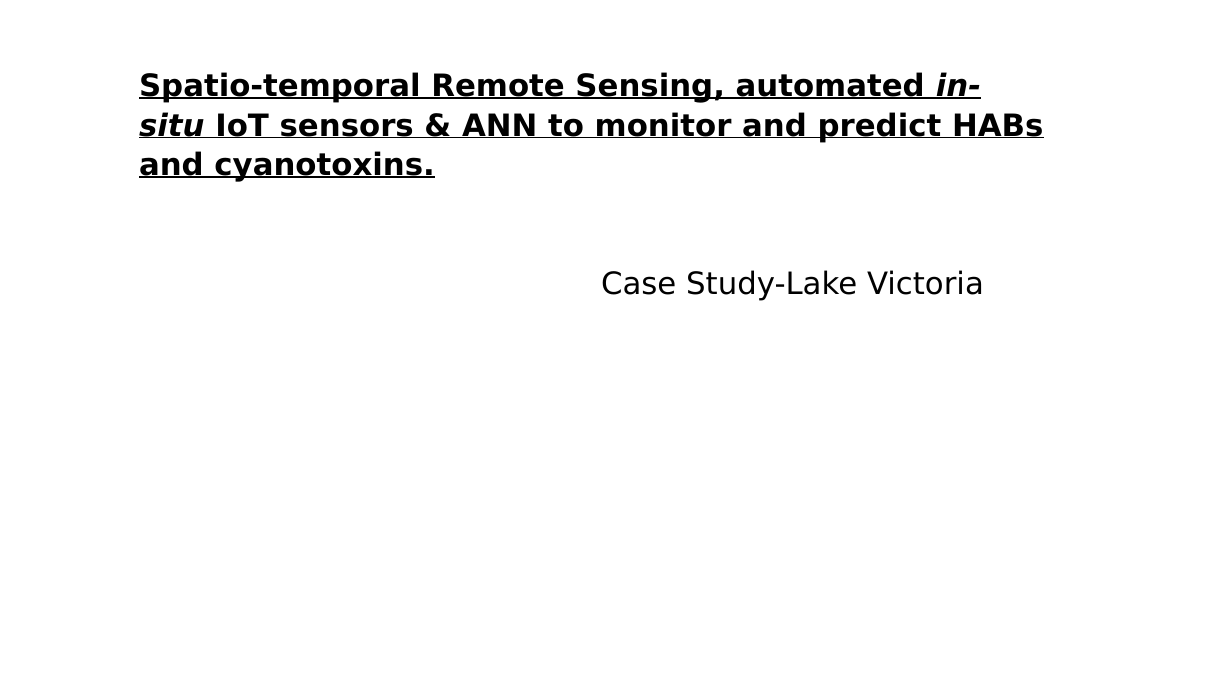
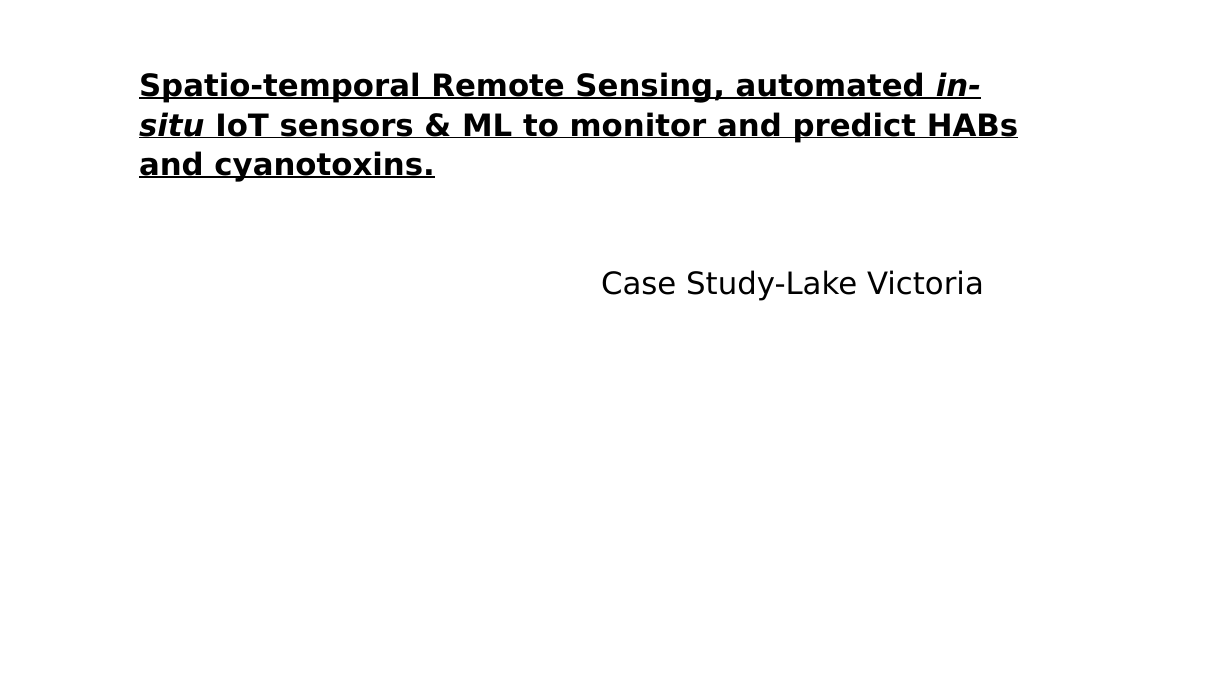
Before and after one commit to OkomoJacob/FinalYearProject, a slide deck: slide 1 of ENC222-0149_2017.pptx. Drawn at 1232x693 pixels with LibreOffice and Linux fonts; fonts in the diff are those of the drawing. Boxes give left, top, right and bottom in pixels: in the first picture for what was removed or moved away, otherwise in the second. Text is boxed around its words. In the diff, an @@ line names an element or a change of style, - is before the commit and + after.

```diff
--- a/ENC222-0149_2017.pptx
+++ b/ENC222-0149_2017.pptx
@@ title at (x1=139, y1=72, x2=1018, y2=301): text changed @@
-Spatio-temporal Remote Sensing, automated in-situ IoT sensors & ANN to monitor and predict HABs and cyanotoxins.
-Case Study-Lake Victoria
+Spatio-temporal Remote Sensing, automated in-situ IoT sensors & ML to monitor and predict HABs and cyanotoxins.
+Case Study-Lake Victoria
```
Also in this commit, not shown: 3 other files.
